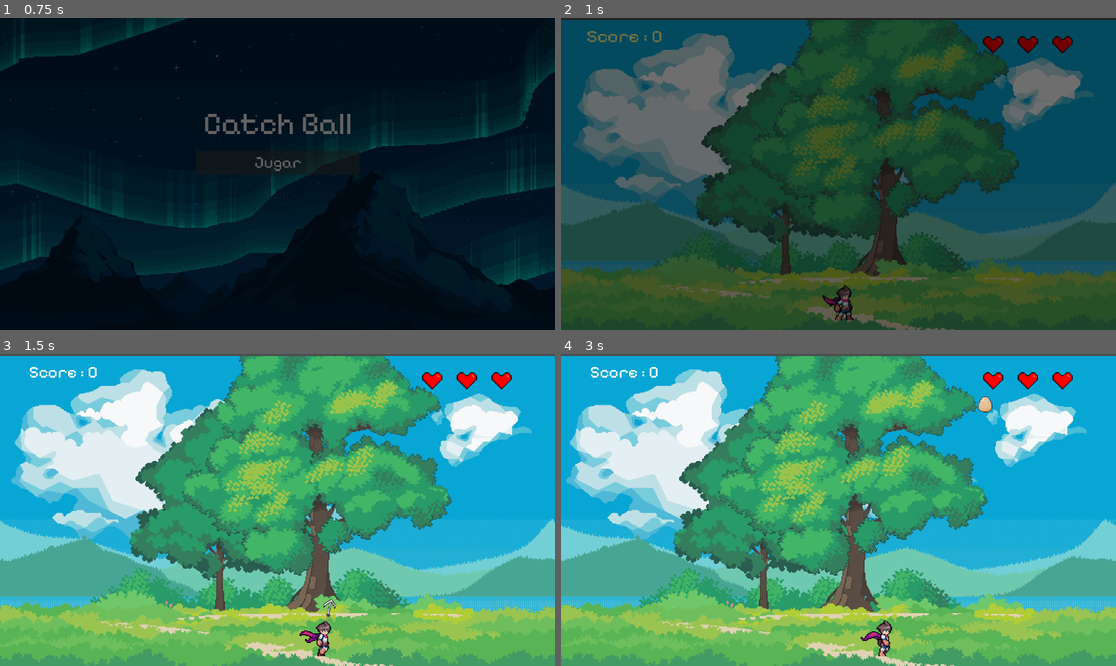
Above: before the commit, frames 1-4 (two rows, left to right).
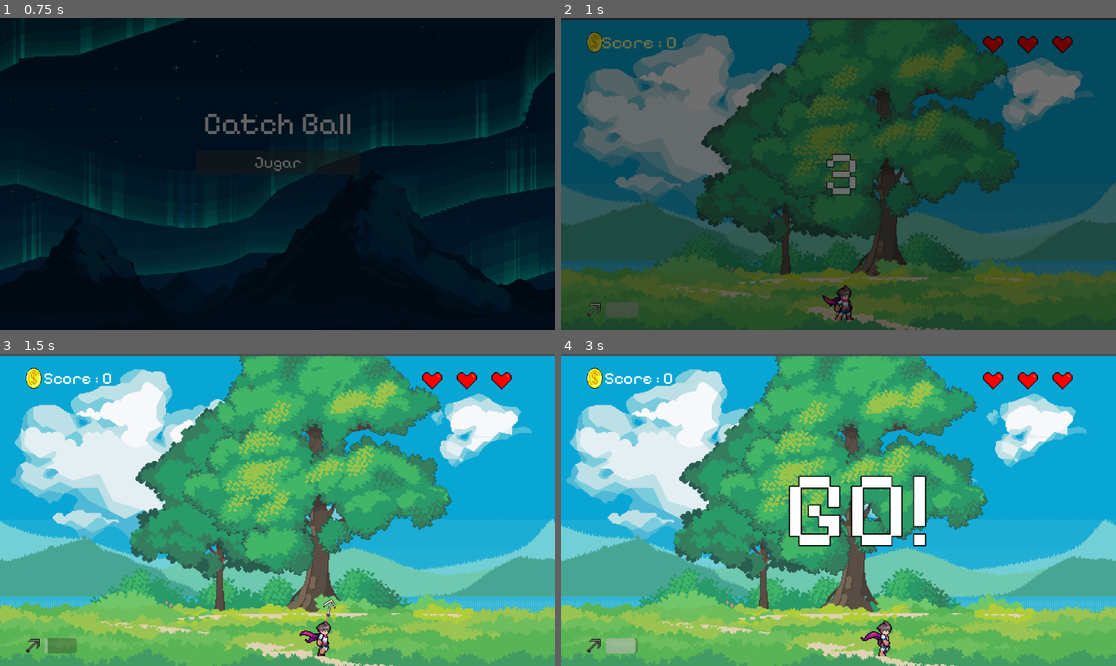
Above: after the commit, the same moments.

Repository: danielfimiani-gif/ball_catcher
Game: Godot game, scene res://scenes/ui/main_menu.tscn
Same seed, same stepped clock (60 frames per second), same inputs: the game is played once before the commit and once after it.
Inputs (mouse positions are in pixels of both pictures, inside the frame that each line leads up to):
- Up to frame 1 (0.75 s): click "Jugar" at 0.5 s
- Up to frame 2 (1 s): no input
- Up to frame 3 (1.5 s): move the mouse to (399, 494) at 1.27 s; hold Right (ui_right) from 1.28 s (still down); click (399, 494) at 1.42 s
- Up to frame 4 (3 s): move the mouse to (727, 525) at 2.02 s; release Right (ui_right) at 2.03 s; hold Left (ui_left) 2.03-2.78 s; move the mouse to (894, 441) at 2.77 s; hold Right (ui_right) from 2.78 s (still down)

Frame 1 is identical in both runs. In frame 2, 1.1% of the frame differs, in the area x 4-54%, y 4-96%; in frame 3, 0.8%; in frame 4, 4.1%, in the area x 4-78%, y 4-96%.

Commit message:
add hook cooldown indicator and countdown

Diff:
--- a/project.godot
+++ b/project.godot
@@ -29,6 +29,16 @@
 [display]
 
 mouse_cursor/custom_image="uid://coyqenpuypjpl"
+
+[file_customization]
+
+folder_colors={
+"res://assets/": "orange",
+"res://builds/": "gray",
+"res://docs/": "green",
+"res://scenes/": "yellow",
+"res://scripts/": "purple"
+}
 
 [global_group]
 
--- a/scenes/main.tscn
+++ b/scenes/main.tscn
@@ -21,6 +21,8 @@
 [ext_resource type="Script" uid="uid://bbej0k8on1440" path="res://scripts/game/screen_shake.gd" id="17_muem4"]
 [ext_resource type="Texture2D" uid="uid://6j6tkgie0c1q" path="res://assets/sprites/ui/hearth.png" id="18_0ld40"]
 [ext_resource type="Theme" uid="uid://c44ksbtmn3suq" path="res://assets/themes/main_theme.tres" id="18_gqmmt"]
+[ext_resource type="Texture2D" uid="uid://bvdoi6a0le4wo" path="res://assets/sprites/ui/coin.png" id="19_jscy8"]
+[ext_resource type="Texture2D" uid="uid://tth4d6lg5n71" path="res://assets/sprites/power_ups/hook.png" id="22_pm3ni"]
 
 [node name="Main" type="Node2D" unique_id=700889515]
 script = ExtResource("1_o6xl0")
@@ -143,11 +145,18 @@
 layer = 0
 script = ExtResource("8_tipki")
 
-[node name="ScoreLabel" type="Label" parent="UI" unique_id=1327613703]
-offset_left = 60.0
-offset_top = 16.0
-offset_right = 201.0
-offset_bottom = 65.0
+[node name="ScoreContainer" type="HBoxContainer" parent="UI" unique_id=121806112]
+offset_left = 53.51
+offset_top = 29.215
+offset_right = 232.51
+offset_bottom = 72.215
+
+[node name="TextureRect" type="TextureRect" parent="UI/ScoreContainer" unique_id=1755298266]
+layout_mode = 2
+texture = ExtResource("19_jscy8")
+
+[node name="ScoreLabel" type="Label" parent="UI/ScoreContainer" unique_id=1327613703]
+layout_mode = 2
 theme = ExtResource("18_gqmmt")
 theme_override_font_sizes/font_size = 35
 text = "Score : 0"
@@ -175,6 +184,47 @@
 layout_mode = 2
 texture = ExtResource("18_0ld40")
 
+[node name="CountDownLabel" type="Label" parent="UI" unique_id=1541200800]
+modulate = Color(1, 1, 1, 0)
+anchors_preset = 8
+anchor_left = 0.5
+anchor_top = 0.5
+anchor_right = 0.5
+anchor_bottom = 0.5
+offset_left = -20.0
+offset_top = -11.5
+offset_right = 20.0
+offset_bottom = 11.5
+grow_horizontal = 2
+grow_vertical = 2
+theme = ExtResource("18_gqmmt")
+theme_override_constants/outline_size = 6
+theme_override_font_sizes/font_size = 140
+text = "Go! "
+
+[node name="HookIndicator" type="HBoxContainer" parent="UI" unique_id=1256060408]
+anchors_preset = 2
+anchor_top = 1.0
+anchor_bottom = 1.0
+offset_left = 47.36
+offset_top = -57.705017
+offset_right = 143.36
+offset_bottom = -25.705017
+grow_vertical = 0
+
+[node name="HookIcon" type="TextureRect" parent="UI/HookIndicator" unique_id=2006862299]
+custom_minimum_size = Vector2(42.445, 32)
+layout_mode = 2
+texture = ExtResource("22_pm3ni")
+expand_mode = 1
+stretch_mode = 5
+
+[node name="ProgressBar" type="ProgressBar" parent="UI/HookIndicator" unique_id=482677242]
+custom_minimum_size = Vector2(66.57, 32)
+layout_mode = 2
+value = 100.0
+show_percentage = false
+
 [node name="Camera2D" type="Camera2D" parent="." unique_id=680120023]
 anchor_mode = 0
 script = ExtResource("17_muem4")
--- a/scripts/autoload/events.gd
+++ b/scripts/autoload/events.gd
@@ -1,4 +1,6 @@
 extends Node
 
-@warning_ignore("unused_signal")
+@warning_ignore_start("unused_signal")
 signal screen_shake_requested(intensity: float)
+signal hook_cooldown_changed(remaining: float, total: float)
+@warning_ignore_restore("unused_signal")
--- a/scripts/catcher/catcher.gd
+++ b/scripts/catcher/catcher.gd
@@ -1,9 +1,11 @@
 extends CharacterBody2D
 
-# Movement
+@export_group("Movement")
 @export var speed: float = 400.0
 @export var margin: float = 30.0
-# Effects
+@export var hook_cooldown: float = 1.7
+
+@export_group("Effects")
 @export var damage_flash_color: Color = Color(1.8, 0.4, 0.4, 1.0)
 @export var damage_flash_in: float = 0.05
 @export var damage_flash_out: float = 0.25
@@ -13,14 +15,12 @@
 @export var wall_stretch_factor: Vector2 = Vector2(1.3, 0.7)
 @export var squash_in: float = 0.08
 @export var squash_out: float = 0.25
-# Particles
+
+@export_group("PackedScenes")
 @export var catch_particles_scene: PackedScene
 @export var damage_particles_scene: PackedScene
-# Combo text
 @export var floating_text_scene: PackedScene
-# Hook
 @export var hook_scene: PackedScene
-@export var hook_cooldown: float = 1.7
 
 @onready var collision: CollisionShape2D = $CollisionShape2D
 @onready var sprite: AnimatedSprite2D = $AnimatedSprite2D
@@ -52,6 +52,9 @@
 			boost_timer = 0.0
 	if hook_cooldown_remaining > 0.0:
 		hook_cooldown_remaining -= delta
+		if hook_cooldown_remaining < 0.0:
+			hook_cooldown_remaining = 0.0
+		Events.hook_cooldown_changed.emit(hook_cooldown_remaining, hook_cooldown)
 	pass
 
 func _physics_process(_delta: float) -> void:
@@ -93,6 +96,7 @@
 
 	hook._shoot(self , get_global_mouse_position())
 	hook_cooldown_remaining = hook_cooldown
+	Events.hook_cooldown_changed.emit(hook_cooldown, hook_cooldown)
 	pass
 
 func _on_hook_item_returned(item: Area2D) -> void:
--- a/scripts/game/main.gd
+++ b/scripts/game/main.gd
@@ -17,16 +17,24 @@
 @export var power_up_probability: float = 0.05
 
 @onready var spawn_timer: Timer = $SpawnTimer
+@onready var countdown_label: Label = $UI/CountDownLabel
 
 var time_elapsed: float = 0.0
+var countdown_running: bool = true
+var countdown_tween: Tween
 
 func _ready() -> void:
 	GameState.reset()
 	spawn_timer.wait_time = initial_spawn_interval
+	spawn_timer.stop()
 	AudioManager._play_music("game")
+	_run_countdown()
 	pass
 
 func _process(delta: float) -> void:
+	if countdown_running:
+		return
+
 	time_elapsed += delta
 	var t: float = clamp(time_elapsed / difficulty_ramp_seconds, 0.0, 1.0)
 	spawn_timer.wait_time = lerp(initial_spawn_interval, min_spawn_interval, t)
@@ -51,3 +59,32 @@
 	item.global_position = Vector2(randf_range(50, 1100), -20)
 	add_child(item)
 	pass
+
+func _run_countdown() -> void:
+	var numbers: Array[String] = ["3", "2", "1", "GO!"]
+	for number in numbers:
+		countdown_label.text = number
+		countdown_label.pivot_offset = countdown_label.size / 2.0
+		countdown_label.scale = Vector2(2.5, 2.5)
+		countdown_label.modulate.a = 1.0
+		AudioManager._play_sfx("click")
+		_animate_countdown_number()
+		await get_tree().create_timer(0.7).timeout
+	countdown_running = false
+	spawn_timer.start()
+	pass
+
+func _animate_countdown_number() -> void:
+	if countdown_tween:
+		countdown_tween.kill()
+	countdown_tween = create_tween().set_parallel()
+
+	var tween := create_tween().set_parallel()
+	var target_scale := Vector2.ONE
+	var scale_anim := tween.tween_property(countdown_label, "scale", target_scale, 0.3)
+	scale_anim.set_trans(Tween.TRANS_BACK)
+	scale_anim.set_ease(Tween.EASE_OUT)
+	var fade_anim := tween.tween_property(countdown_label, "modulate:a", 0.0, 0.5)
+	fade_anim.set_trans(Tween.TRANS_QUAD)
+	fade_anim.set_ease(Tween.EASE_IN)
+	pass
--- a/scripts/ui/ui_controller.gd
+++ b/scripts/ui/ui_controller.gd
@@ -1,7 +1,9 @@
 extends CanvasLayer
 
-@onready var score_label: Label = $ScoreLabel
+@onready var score_label: Label = $ScoreContainer/ScoreLabel
 @onready var hearts_container: HBoxContainer = $HeartsContainer
+@onready var hook_icon: TextureRect = $HookIndicator/HookIcon
+@onready var cooldown_bar: ProgressBar = $HookIndicator/ProgressBar
 @onready var hearts: Array[TextureRect] = [
 	$HeartsContainer/Heart1,
 	$HeartsContainer/Heart2,
@@ -18,6 +20,10 @@
 
 	_on_lives_changed(GameState.lives)
 	_on_score_changed(GameState.score)
+
+	Events.hook_cooldown_changed.connect(_on_hook_cooldown_changed)
+	cooldown_bar.value = 100
+	hook_icon.modulate = Color.WHITE
 	pass
 
 func _on_score_changed(new_value: int) -> void:
@@ -36,6 +42,19 @@
 		_show_all_hearts()
 
 	previous_lives = new_value
+	pass
+
+func _on_hook_cooldown_changed(remaining: float, total: float) -> void:
+	var progress: float = 0.0
+	if total > 0.0:
+		progress = 1.0 - (remaining / total)
+
+	cooldown_bar.value = progress * 100.0
+
+	if remaining <= 0.0:
+		hook_icon.modulate = Color.WHITE
+	else:
+		hook_icon.modulate = Color(0.5, 0.5, 0.5)
 	pass
 
 func _pop_label(label: Label) -> void:
Binary file added: assets/sprites/ui/coin.png
Not shown, added: assets/sprites/ui/coin.png.import
Not shown, changed: docs/juice.md
